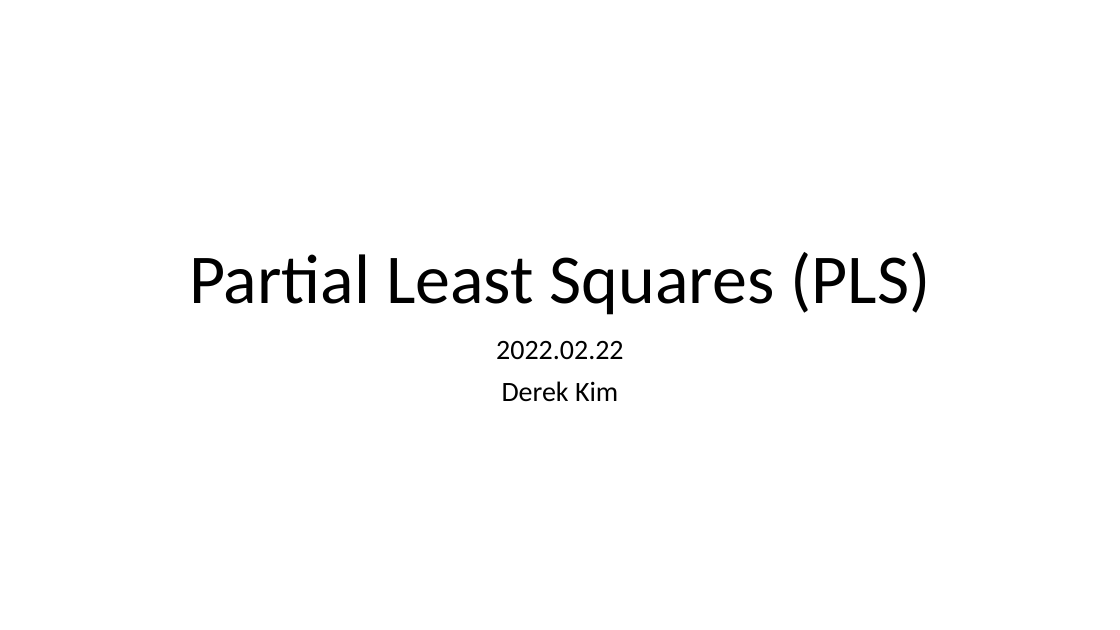
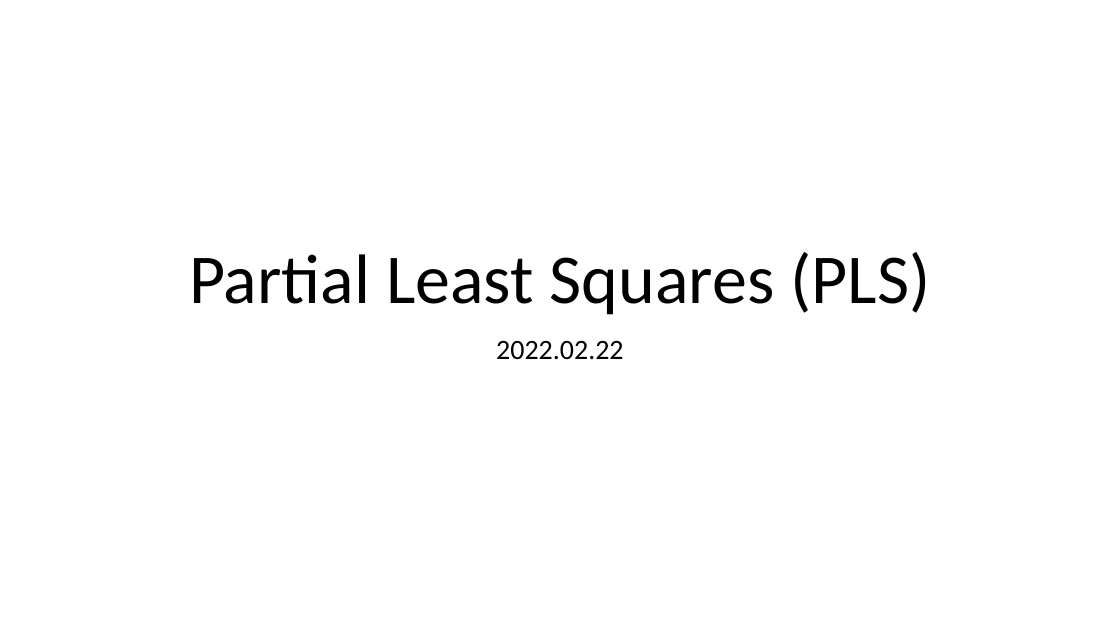
Before and after one commit to derekim23/pcr_v_pls, a slide deck: slide 1 of PCR_v_PLS.pptx. Drawn at 1120x630 pixels with LibreOffice and Linux fonts; fonts in the diff are those of the drawing. Boxes give left, top, right and bottom in pixels: in the first picture for what was removed or moved away, otherwise in the second. Text is boxed around its words. In the diff, an @@ line names an element or a change of style, - is before the commit and + after.

```diff
--- a/PCR_v_PLS.pptx
+++ b/PCR_v_PLS.pptx
@@ subtitle at (x1=502, y1=381, x2=618, y2=402): paragraph removed @@
-Derek Kim
```
Also in this commit, not shown: 1 other slide changed, 1 slide added, 1 slide removed, 3 other files.
